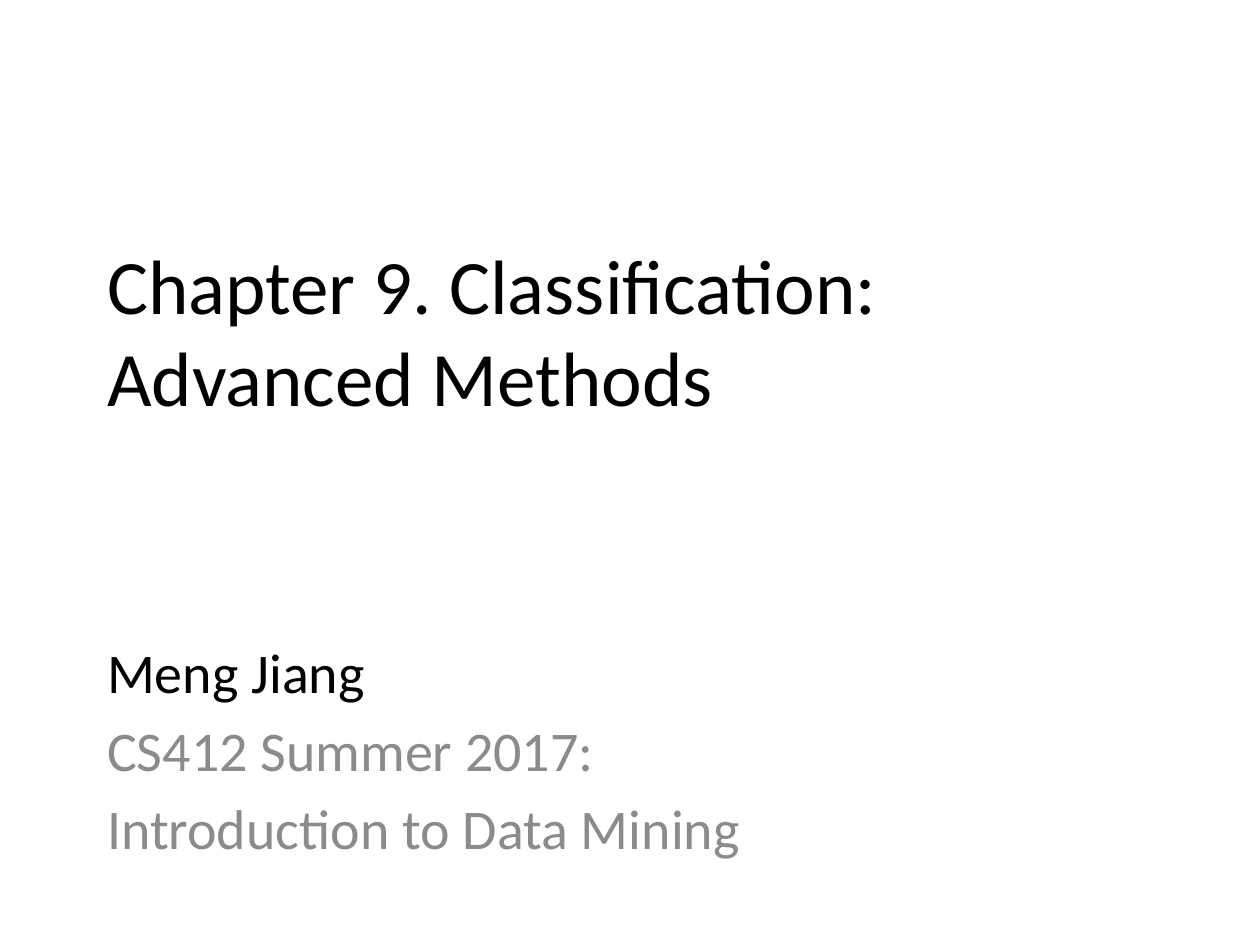
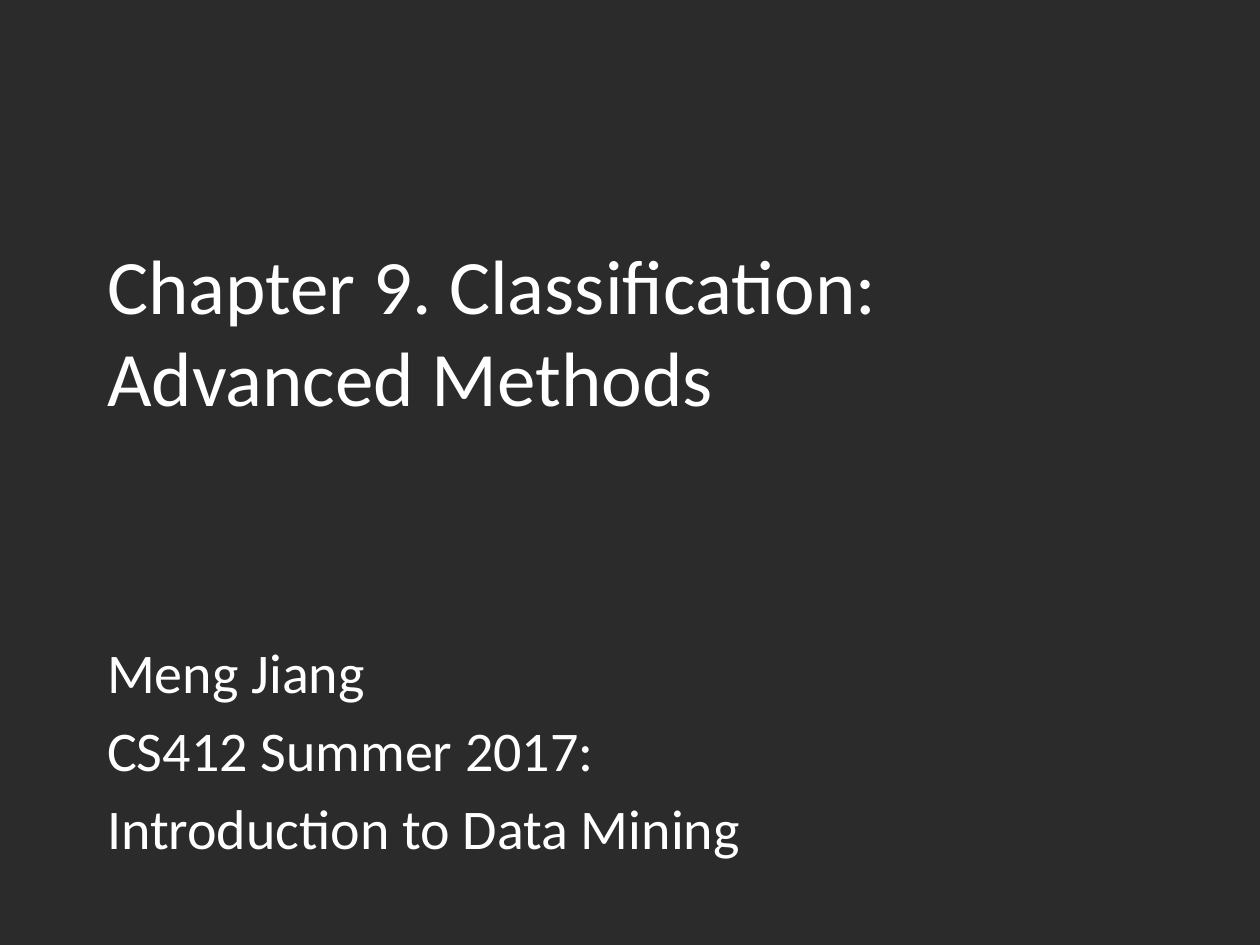
Before and after one commit to mjiang89/mjiang89.github.io, a slide deck: slide 1 of teaching/CS412Summer17-Chapter9.pptx. Drawn at 1260x945 pixels with LibreOffice and Linux fonts; fonts in the diff are those of the drawing; background and template pictures are left out; a plain dark background stands for a picture behind light text. Boxes give left, top, right and bottom in pixels: in the first picture for what was removed or moved away, otherwise in the second. Text is boxed around its words. In the diff, an @@ line names an element or a change of style, - is before the commit and + after.

```diff
--- a/teaching/CS412Summer17-Chapter9.pptx
+++ b/teaching/CS412Summer17-Chapter9.pptx
@@ background #FFFFFF to picture (left out) @@
@@ title "Chapter 9. Classification: Advanced Methods" at <box>107,260,876,407</box>: text colour #000000 to #FFFFFF @@
@@ subtitle "Meng Jiang" at <box>107,654,740,859</box>: text colour #000000 to #FFFFFF in "Meng Jiang"; text colour #8C8C8C to #FFFFFF in "CS412 Summer 2017:", "Introduction to Data Mining" @@
```
Also in this commit, not shown: 18 other slides changed, 4 other files.
